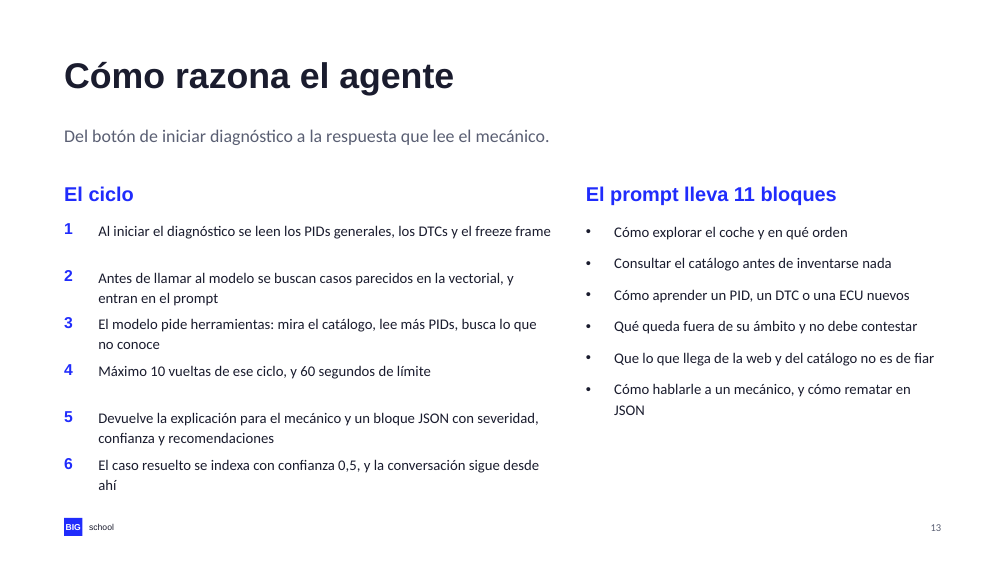
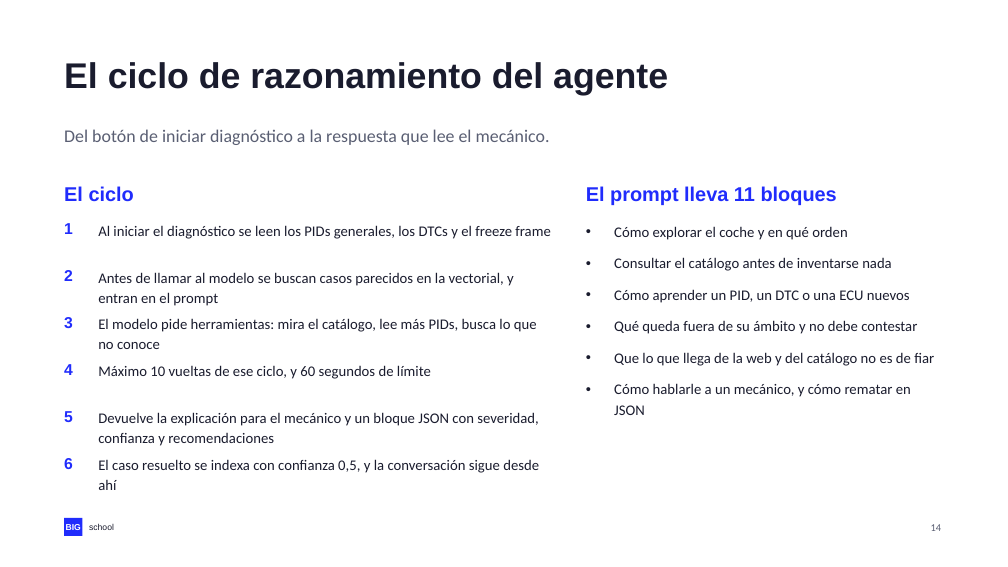
Before and after one commit to NovilloQuinta/intelligent-automotive-diagnostics, a slide deck: slide 14 of docs/presentacion/tfm-intelligent-automotive-diagnostics.pptx (slide 13 before the commit). Drawn at 1008x567 pixels with LibreOffice and Linux fonts; fonts in the diff are those of the drawing. Boxes give left, top, right and bottom in pixels: in the first picture for what was removed or moved away, otherwise in the second. Text is boxed around its words. In the diff, an @@ line names an element or a change of style, - is before the commit and + after.

```diff
--- a/docs/presentacion/tfm-intelligent-automotive-diagnostics.pptx
+++ b/docs/presentacion/tfm-intelligent-automotive-diagnostics.pptx
@@ text at <box>64,62,668,95</box>: text changed @@
-Cómo razona el agente
+El ciclo de razonamiento del agente
```
Also in this commit, not shown: 15 other slides changed, 1 slide added, 3 other files.
